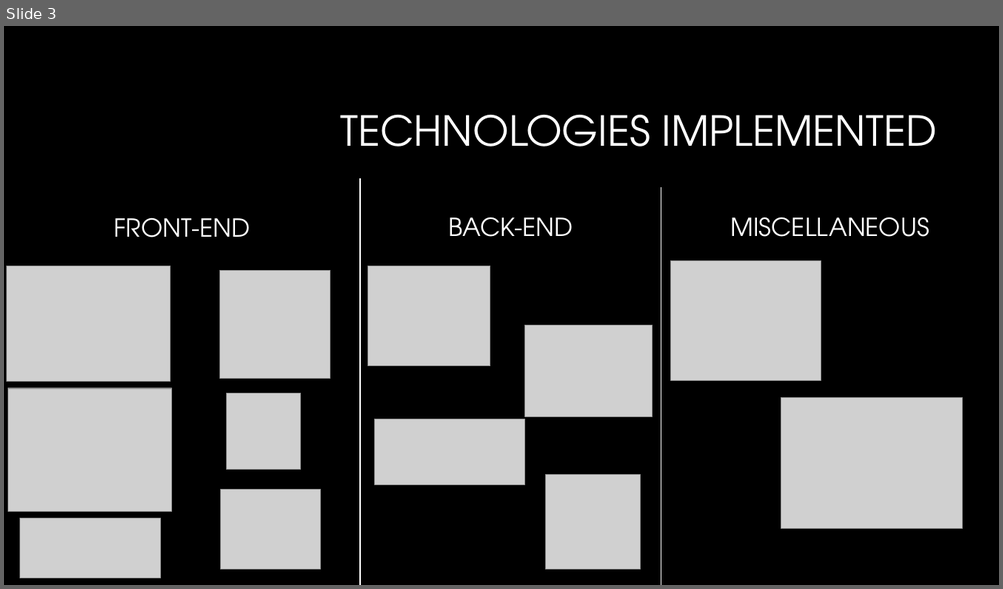
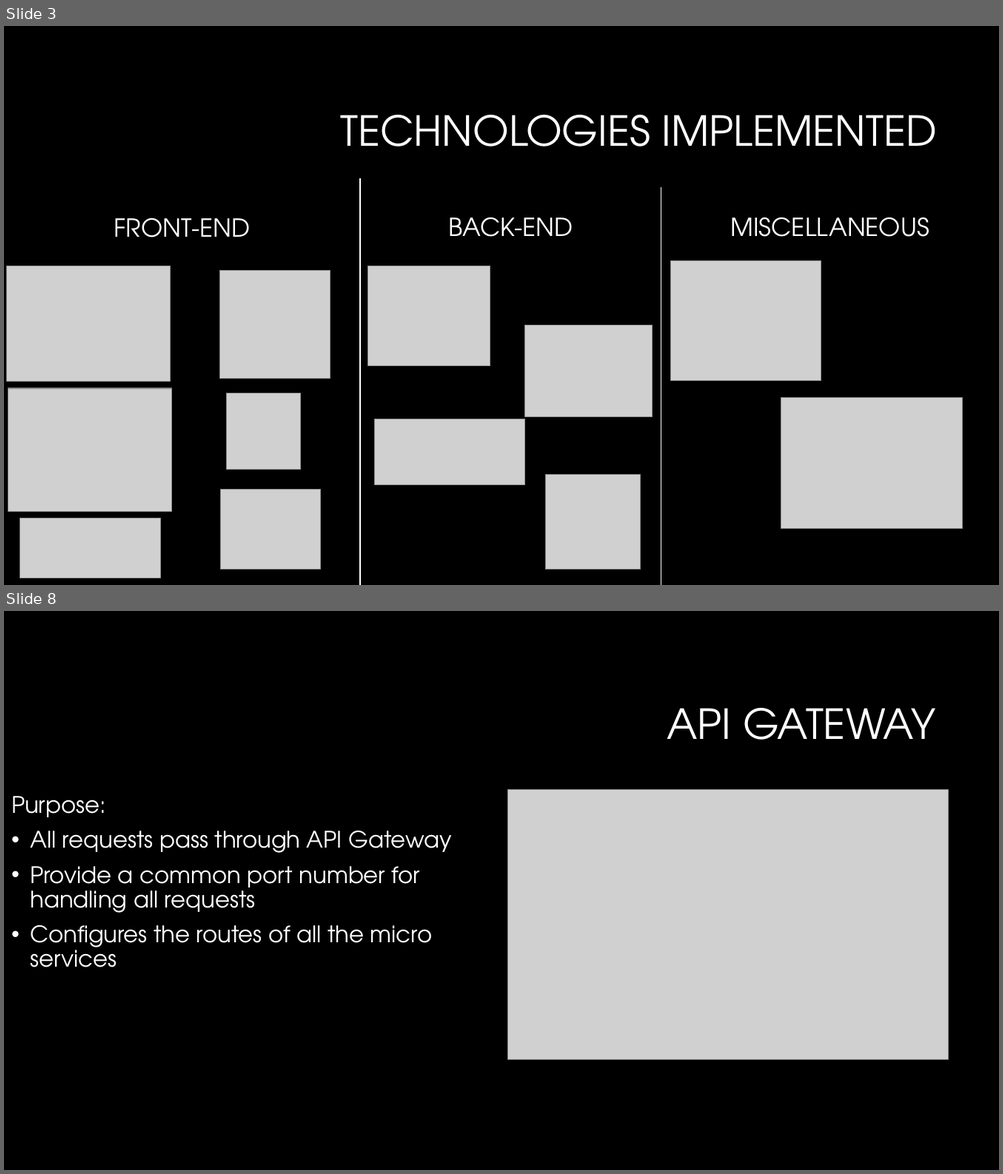
Before and after one commit to ashimaakash03/ride-booking-application, a slide deck: RideBookingApplication.pptx. Shown one above the other, each under a label of ours: slide 3 before the commit, slides 3 and 8 after it; the slides between them are not shown. The pictures are 1003x589 and 1003x1174 pixels, drawn with LibreOffice and Linux fonts; fonts in the diff are those of the drawing; grey boxes stand for pictures; background and template pictures are left out. Boxes give left, top, right and bottom in pixels: in the first picture for what was removed or moved away, otherwise in the second. Text is boxed around its words. In the diff, an @@ line names an element or a change of style, - is before the commit and + after.

```diff
--- a/RideBookingApplication.pptx
+++ b/RideBookingApplication.pptx
@@ slide 8 added at bbox=[4, 611, 999, 1170], background #000000 @@
@@ title added at bbox=[666, 708, 935, 740], 40 pt, text #FFFFFF @@
+API GATEWAY
@@ text added at bbox=[11, 796, 451, 968], 22 pt, text #FFFFFF @@
+Purpose:
+• All requests pass through API Gateway
+• Provide a common port number for handling all requests
+• Configures the routes of all the micro services
@@ picture added at bbox=[508, 790, 948, 1059] @@
```
Also in this commit, not shown: 1 slide changed, 9 other slides added, 1 slide removed.
